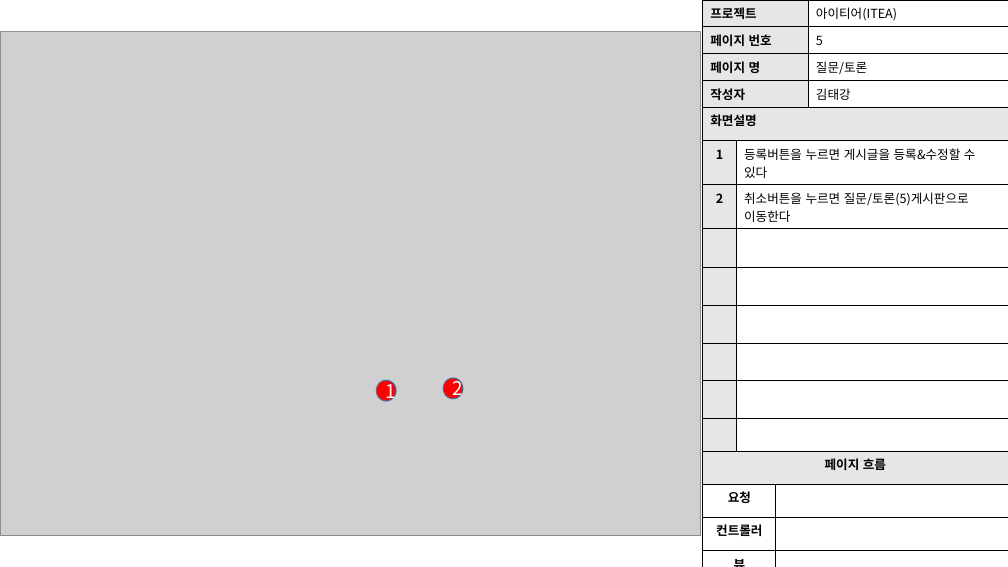
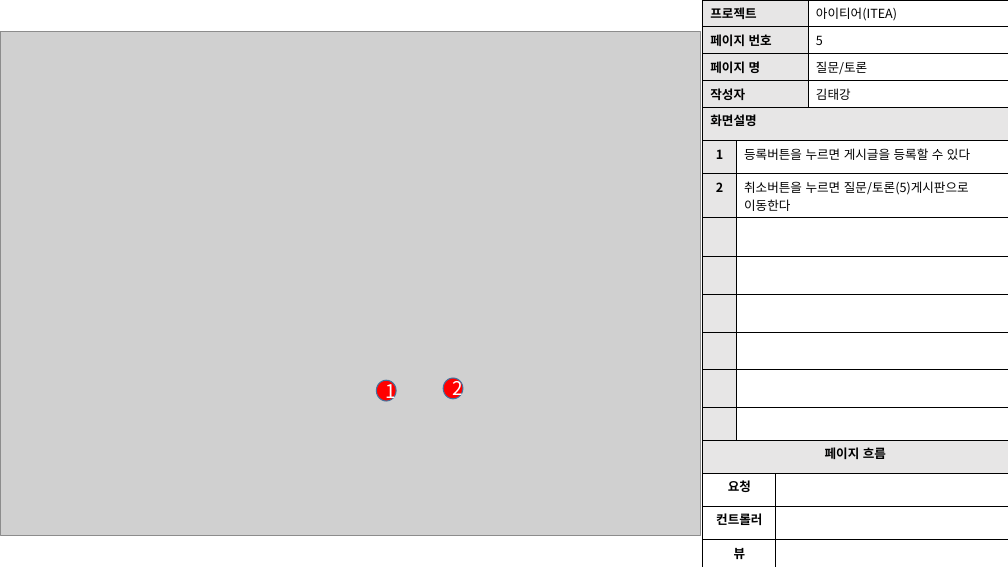
Before and after one commit to skwls2087/itea, a slide deck: slide 8 of 추가자료/스토리보드/아이티어_스토리보드_김태강.pptx. Drawn at 1008x567 pixels with LibreOffice and Linux fonts; fonts in the diff are those of the drawing; grey boxes stand for pictures. Boxes give left, top, right and bottom in pixels: in the first picture for what was removed or moved away, otherwise in the second. Text is boxed around its words. In the diff, an @@ line names an element or a change of style, - is before the commit and + after.

Commit message:
Revert "스토리보드&요구사항정의서 수정"
This reverts commit 96252a5ccb239863bed45474b1aa8a856bad8b69.

```diff
--- a/추가자료/스토리보드/아이티어_스토리보드_김태강.pptx
+++ b/추가자료/스토리보드/아이티어_스토리보드_김태강.pptx
@@ table at (703, 107, 1008, 567) @@
-row 2, column 2: 등록버튼을 누르면 게시글을 등록&수정할 수 있다
+row 2, column 2: 등록버튼을 누르면 게시글을 등록할 수 있다
```
Also in this commit, not shown: 1 other slide changed, 1 other file.
